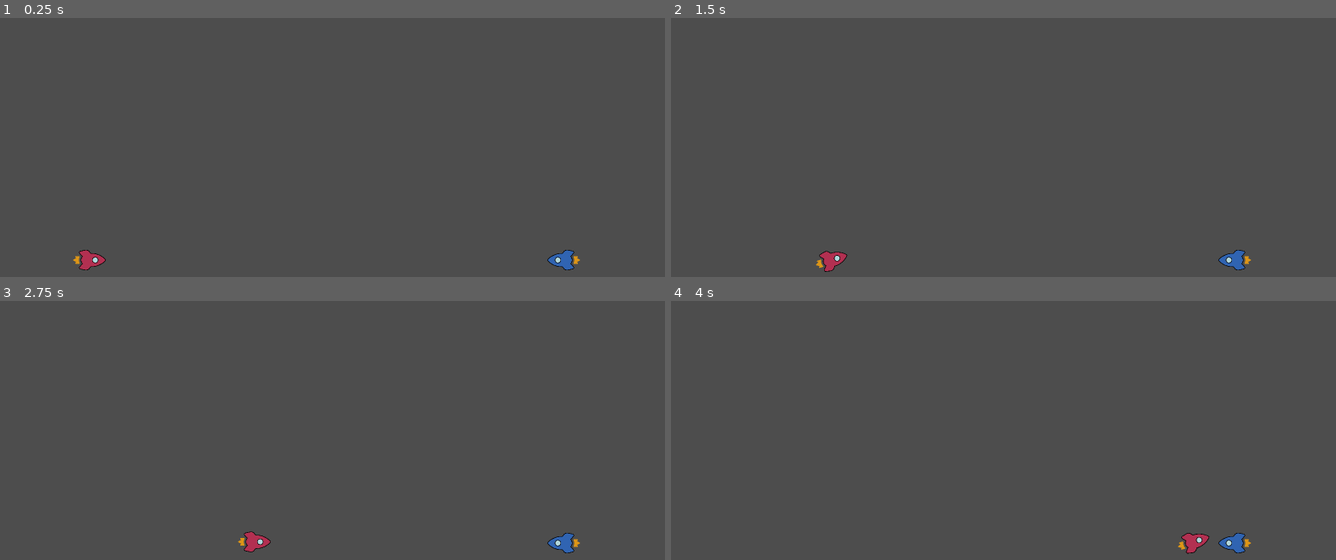
Above: before the commit, frames 1-4 (two rows, left to right).
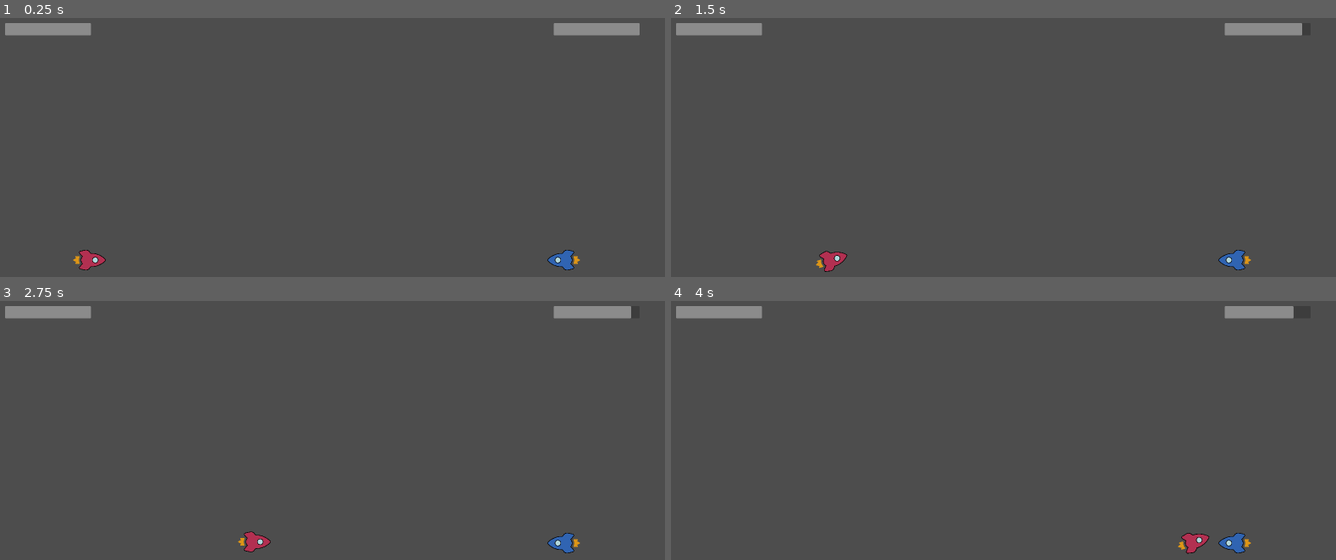
Above: after the commit, the same moments.

Repository: RajwolChapagain/Arcade-Game
Game: Godot game, scene res://main.tscn
Same seed, same stepped clock (60 frames per second), same inputs: the game is played once before the commit and once after it.
Inputs:
- Up to frame 1 (0.25 s): no input
- Up to frame 2 (1.5 s): tap Enter at 0.5 s; hold W (p1_thrust) 0.53-1.28 s; tap Up (p1_fire) at 0.6 s; tap A (p1_rotate_anticlockwise) at 1.35 s
- Up to frame 3 (2.75 s): hold W (p1_thrust) from 2.03 s (still down); tap D (p1_rotate_clockwise) at 2.1 s
- Up to frame 4 (4 s): tap Up (p1_fire) at 2.85 s; release W (p1_thrust) at 3.53 s; tap A (p1_rotate_anticlockwise) at 3.6 s

The runs differ from the first frame. In frame 1, 1.3% of the frame differs, in the area x 0-97%, y 1-7%; in frame 2, 1.2%; in frame 3, 1.2%; in frame 4, 1.1%.

Commit message:
Implement health bars

Diff:
--- /dev/null
+++ b/UI/health_bar.tscn
@@ -0,0 +1,7 @@
+[gd_scene format=3 uid="uid://l4c7xcvflq5r"]
+
+[node name="HealthBar" type="ProgressBar"]
+offset_right = 508.0
+offset_bottom = 73.0
+value = 100.0
+show_percentage = false
--- /dev/null
+++ b/UI/hud.gd
@@ -0,0 +1,7 @@
+extends Control
+
+func decrease_p1_health(damage):
+	$HealthBar.value -= 10
+
+func decrease_p2_health(damage):
+	$HealthBar2.value -= 10
--- /dev/null
+++ b/UI/hud.tscn
@@ -0,0 +1,32 @@
+[gd_scene load_steps=3 format=3 uid="uid://0uuiimj7834t"]
+
+[ext_resource type="PackedScene" uid="uid://l4c7xcvflq5r" path="res://UI/health_bar.tscn" id="1_65ybp"]
+[ext_resource type="Script" path="res://UI/hud.gd" id="1_wib3k"]
+
+[node name="HUD" type="Control"]
+layout_mode = 3
+anchors_preset = 15
+anchor_right = 1.0
+anchor_bottom = 1.0
+grow_horizontal = 2
+grow_vertical = 2
+size_flags_vertical = 0
+script = ExtResource("1_wib3k")
+
+[node name="HealthBar" parent="." instance=ExtResource("1_65ybp")]
+layout_mode = 1
+offset_left = 100.0
+offset_top = 100.0
+offset_right = 608.0
+offset_bottom = 173.0
+
+[node name="HealthBar2" parent="." instance=ExtResource("1_65ybp")]
+layout_mode = 1
+anchors_preset = 1
+anchor_left = 1.0
+anchor_right = 1.0
+offset_left = -658.0
+offset_top = 100.0
+offset_right = -150.0
+offset_bottom = 173.0
+grow_horizontal = 0
--- a/main.gd
+++ b/main.gd
@@ -3,6 +3,8 @@
 func _ready():
 	$Ship.bullet_fired.connect(on_player_fired_bullet)
 	$Ship2.bullet_fired.connect(on_player_fired_bullet)
+	$Ship.hit.connect(on_player1_hit)
+	$Ship2.hit.connect(on_player2_hit)
 
 func on_player_fired_bullet(bullet_scene, direction, location, bullet_layer):
 	var bullet = bullet_scene.instantiate()
@@ -11,3 +13,9 @@
 	bullet.set_direction(direction)
 	bullet.set_collision_layer(bullet_layer)
 	bullet.set_collision_mask(bullet_layer)
+
+func on_player1_hit(damage):
+	$HUD.decrease_p1_health(damage)
+
+func on_player2_hit(damage):
+	$HUD.decrease_p2_health(damage)
--- a/main.tscn
+++ b/main.tscn
@@ -1,8 +1,9 @@
-[gd_scene load_steps=4 format=3 uid="uid://dtp6xrfqaukse"]
+[gd_scene load_steps=5 format=3 uid="uid://dtp6xrfqaukse"]
 
 [ext_resource type="Script" path="res://main.gd" id="1_uyiea"]
 [ext_resource type="PackedScene" uid="uid://dsgskm8hx8n3" path="res://ship/ship.tscn" id="2_rmhn6"]
 [ext_resource type="Texture2D" uid="uid://bqe0p44c0j6is" path="res://ship/ship_sprite_p2.png" id="3_hlk5c"]
+[ext_resource type="PackedScene" uid="uid://0uuiimj7834t" path="res://UI/hud.tscn" id="4_kn60h"]
 
 [node name="Main" type="Node2D"]
 script = ExtResource("1_uyiea")
@@ -26,3 +27,9 @@
 
 [node name="Camera2D" type="Camera2D" parent="."]
 zoom = Vector2(0.5, 0.5)
+
+[node name="HUD" parent="." instance=ExtResource("4_kn60h")]
+offset_left = -2000.0
+offset_top = -1500.0
+offset_right = 2000.0
+offset_bottom = 1500.0
--- a/ship/ship.gd
+++ b/ship/ship.gd
@@ -18,6 +18,7 @@
 var BULLET_SCENE = preload("res://bullet/bullet.tscn")
 
 signal bullet_fired(bullet, direction, location, bullet_layer)
+signal hit(damage)
 
 func _ready():
 	$Sprite2D.texture = SHIP_SPRITE
@@ -47,7 +48,7 @@
 
 func on_hit(damage):
 	hp -= damage
-
+	hit.emit(damage)
 	if hp <= 0:
 		die()
 
